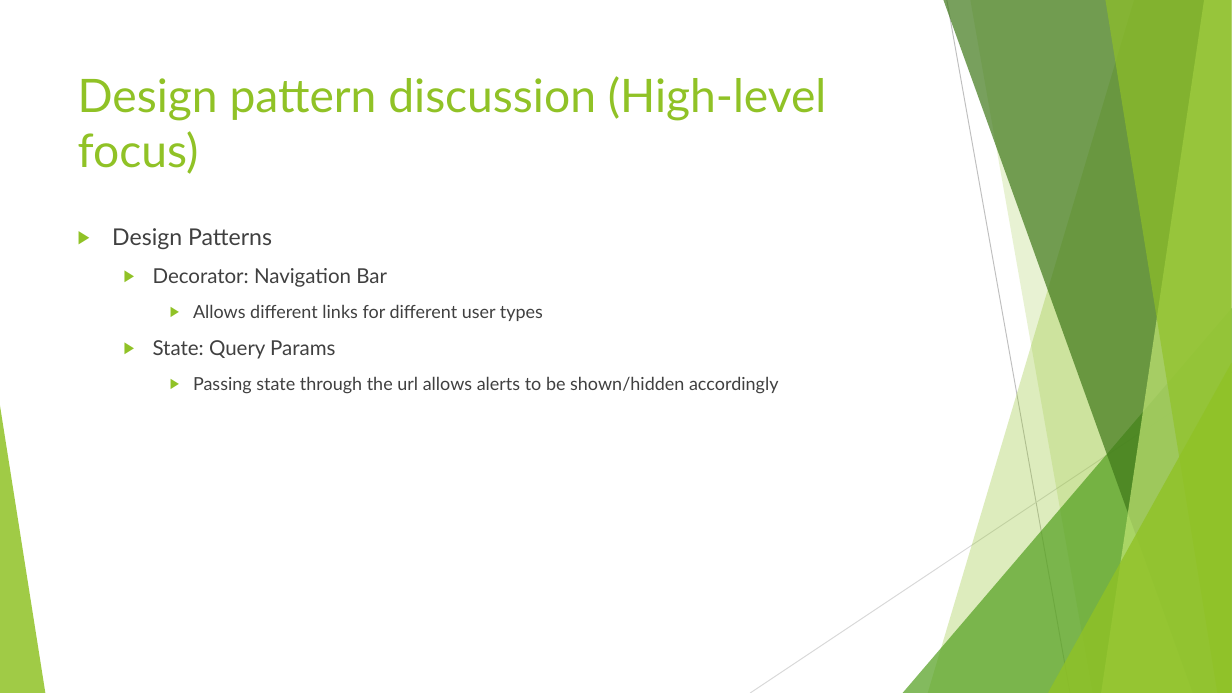
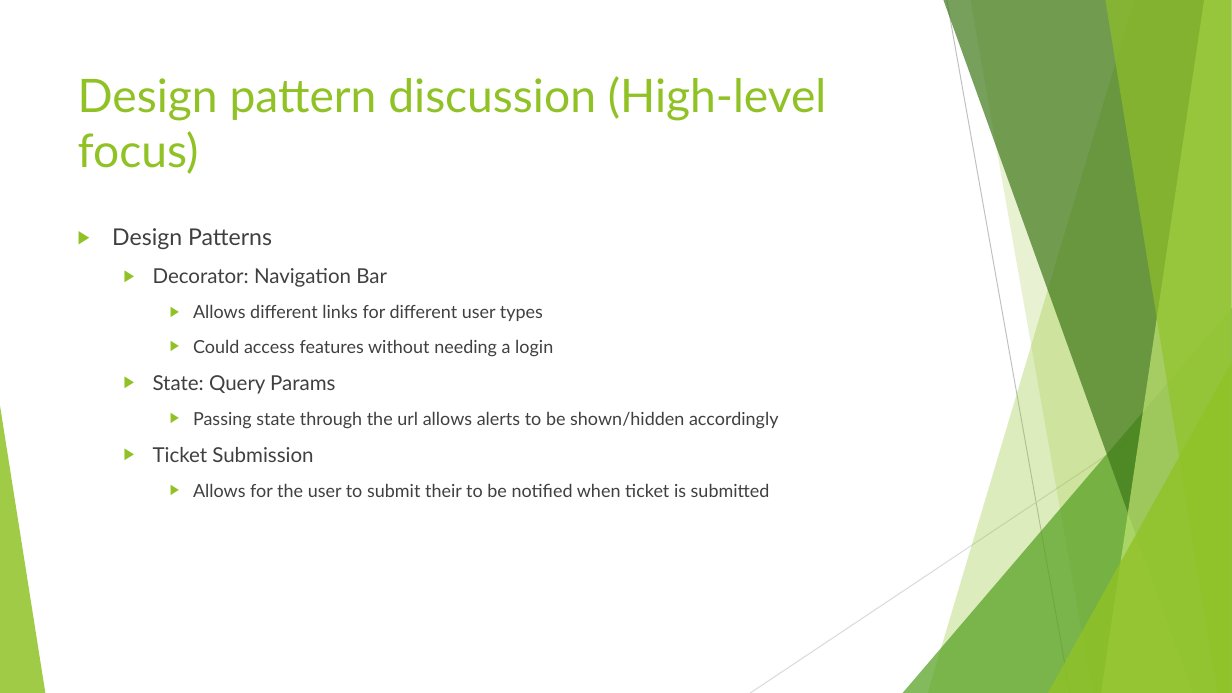
Before and after one commit to Konnie789/ENSE-470, a slide deck: slide 9 of Milestone 7/Milestone 7.ppt. Drawn at 1232x693 pixels with LibreOffice and Linux fonts; fonts in the diff are those of the drawing. Boxes give left, top, right and bottom in pixels: in the first picture for what was removed or moved away, otherwise in the second. Text is boxed around its words. In the diff, an @@ line names an element or a change of style, - is before the commit and + after.

Commit message:
hello

```diff
--- a/Milestone 7/Milestone 7.ppt
+++ b/Milestone 7/Milestone 7.ppt
@@ text at [193, 339, 553, 357]: paragraph added @@
+    ▶ Could access features without needing a login
@@ text at [153, 447, 770, 497]: paragraphs added @@
+  ▶ Ticket Submission
+    ▶ Allows for the user to submit their to be notified when ticket is submitted
```
